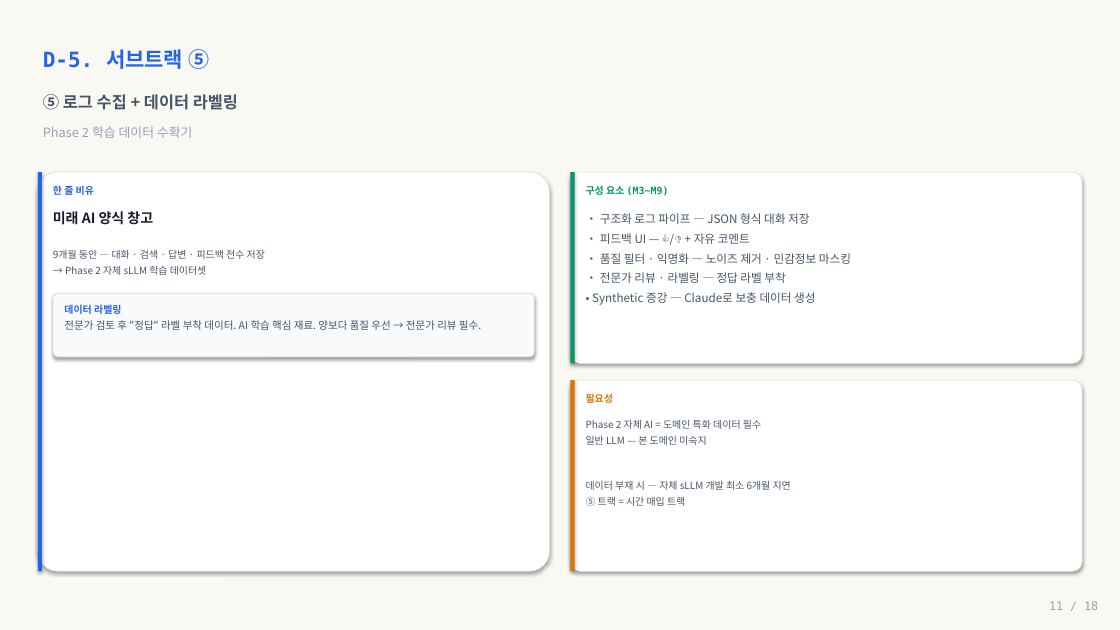
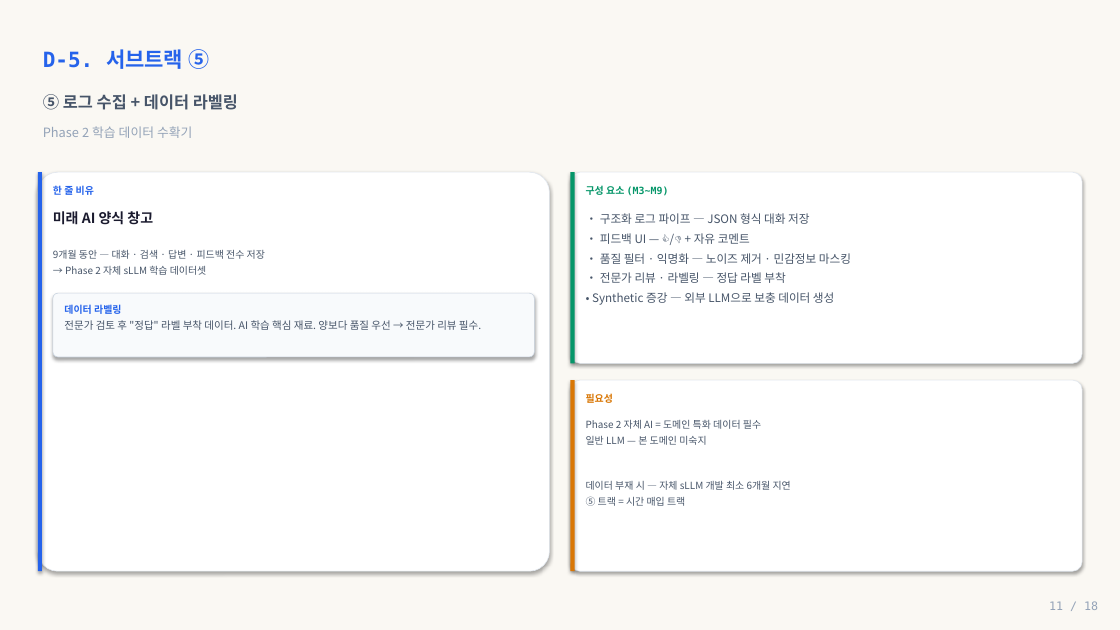
Before and after one commit to kimjy2576/layout-demo, a slide deck: slide 11 of public/HPWD-GPT.pptx. Drawn at 1120x630 pixels with LibreOffice and Linux fonts; fonts in the diff are those of the drawing. Boxes give left, top, right and bottom in pixels: in the first picture for what was removed or moved away, otherwise in the second. Text is boxed around its words. In the diff, an @@ line names an element or a change of style, - is before the commit and + after.

```diff
--- a/public/HPWD-GPT.pptx
+++ b/public/HPWD-GPT.pptx
@@ text at box(592, 292, 834, 305): text changed @@
-• Synthetic 증강 — Claude로 보충 데이터 생성
+• Synthetic 증강 — 외부 LLM으로 보충 데이터 생성
```
Also in this commit, not shown: 3 other slides changed, 1 other file.
